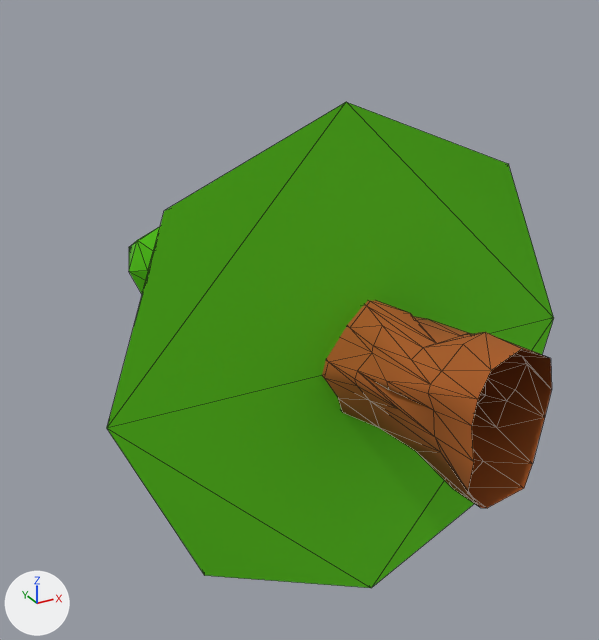
The FBX model Do Not Disturb/Assets/Model/추가/Tree1.fbx as it was, and as the next commit left it.
The view is the same before and after, from a 50 mm camera at (-2.77, -2.72, 2.3) aimed at (0.4, 3.04, -0.58). The axes (+X, +Y, +Z) are drawn at lower left. The lights are the same throughout. Mesh edges are drawn as thin lines. Where no turn or scale is listed for an object, it has been applied to the vertices.

The first picture shows '001'.
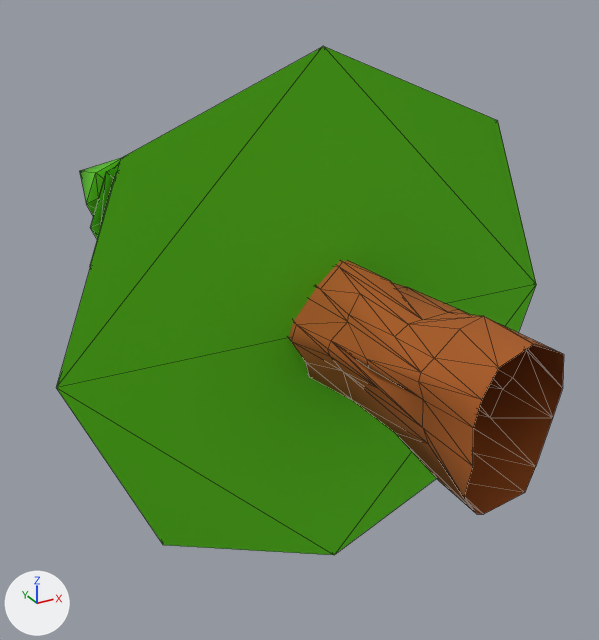
What differs and where, as boxes (x1, y1, x2, y2) in the pictures (599 x 640 px; the box of a moved part takes in the faces that stretch with it):
'001', reshaped (14% wider)
    before: (107, 102, 554, 588)
    after: (56, 46, 564, 555)
part 1 of me_mesh, moved or reshaped
    before: (322, 300, 552, 508)
    after: (289, 261, 564, 514)
part 2 of me_mesh, moved or reshaped
    before: (107, 102, 554, 588)
    after: (56, 46, 536, 555)

The change in detail:
me_mesh is used by ob_001; location (0.0, 0.0, 0.0).
me_mesh had 193 vertices, 358 faces and spanned x -1.75..1.6, y 0.0..5.49, z -1.83..1.5.
me_mesh now has 193 vertices, 358 faces and spans x -1.93..1.76, y 0.0..7.14, z -1.9..1.8.
me_mesh part 1: the loose piece of 120 vertices spanning x -0.35..0.42, y 0.0..2.7, z -0.57..0.47 is multiplied about its middle by the matrix ((1.1, 0.0, 0.0), (0.0, 1.295, -0.113), (0.0, 0.096, 1.096)), then moved by (0.0, 0.36, 0.12).
me_mesh part 2: 73 of 193 vertices moved; they spanned x -1.75..1.6, y 1.13..5.49, z -1.83..1.5 and now span x -1.93..1.76, y 1.62..7.14, z -1.9..1.8; mean shift (-0.01, 0.92, 0.27); largest move (-0.31, 5.49, -0.53) -> (-0.35, 7.14, -0.05).
